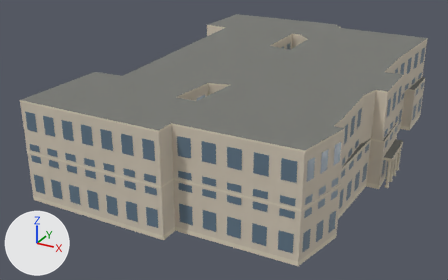
What one commit did to the glTF model models/dc-au-mary-graydon-student-center.glb.
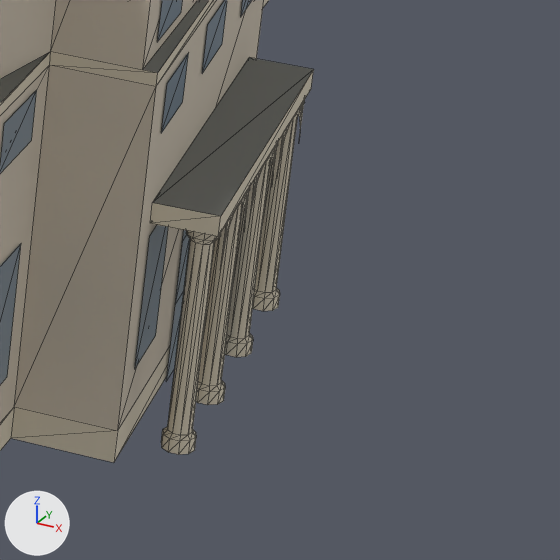
There are two pictures of each version: one whole from a 50 mm camera at (49.3, -105.6, 53.4) aimed at (-5.3, -6.3, 3.7), one close up on the part from 81% to 97% of the width and 47% to 72% of the height. Lighting does not change. The marker at lower left points along +X, +Y and +Z. The first two pictures are the older version. The close-ups show mesh edges as thin lines. Vertices at exactly the same position are counted once.

The older version as bpy lines, for what is in view:
```python
me_mary_graydon_student_center = bpy.data.meshes.new('Mary Graydon Student Center')
me_mary_graydon_student_center.from_pydata(...)  # 1809 vertices, 1487 faces; spans x -26.0..27.3, y -38.0..38.1, z 0.0..18.6
# faces by material slot: [130, 640, 59, 658]
me_mary_graydon_student_center.materials.append(mat_masonry)  # pale yellow #d4c9b7
me_mary_graydon_student_center.materials.append(mat_stone_trim)  # pale yellow #ded4be
me_mary_graydon_student_center.materials.append(mat_roof)  # grey #787973
me_mary_graydon_student_center.materials.append(mat_window)  # blue #647a8b
ob_mary_graydon_student_center = bpy.data.objects.new('Mary Graydon Student Center', me_mary_graydon_student_center)
ob_mary_graydon_student_center.location = (0.0, 0.0, 0.0)
```
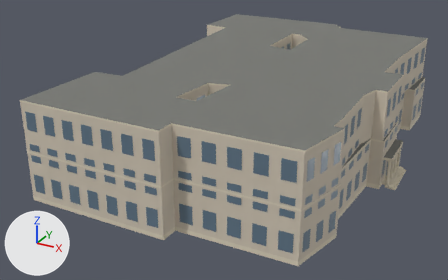
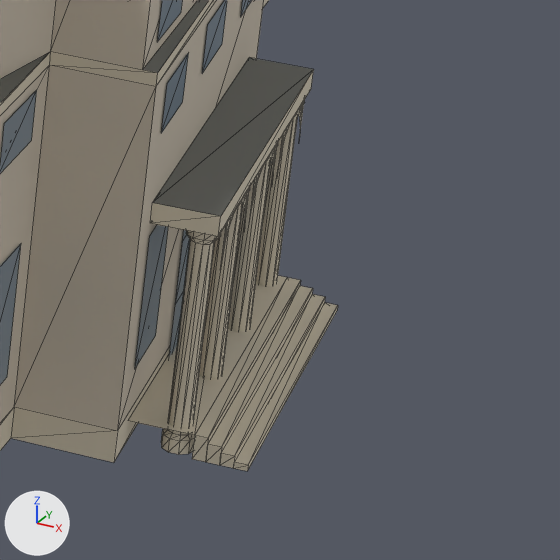
Commit message: Refine Mary Graydon Student Center

Patch to the scene script:
```diff
--- a/models/dc-au-mary-graydon-student-center.glb.py
+++ b/models/dc-au-mary-graydon-student-center.glb.py
@@ me_mary_graydon_student_center @@
 # used by ob_mary_graydon_student_center; location = (0.0, 0.0, 0.0)
-me_mary_graydon_student_center.from_pydata(...)  # 1809 vertices, 1487 faces; spans x -26.0..27.3, y -38.0..38.1, z 0.0..18.6
+me_mary_graydon_student_center.from_pydata(...)  # 1837 vertices, 1521 faces; spans x -26.0..28.6, y -38.0..38.1, z 0.0..18.6
+# me_mary_graydon_student_center part 1: a new loose piece of 28 vertices spanning x 25.6..28.6, y -3.9..5.2, z 0.0..0.6, in mat_stone_trim (pale yellow #ded4be)
 me_mary_graydon_student_center.materials.append(mat_masonry)
```

Where the change shows, as pixel boxes (x1, y1, x2, y2) in the close-ups (560 x 560 px):
'Mary Graydon Student Center', reshaped: before (0, 0, 314, 462); after (0, 0, 338, 471)
part 1 of me_mary_graydon_student_center, added: after (128, 276, 338, 471)
